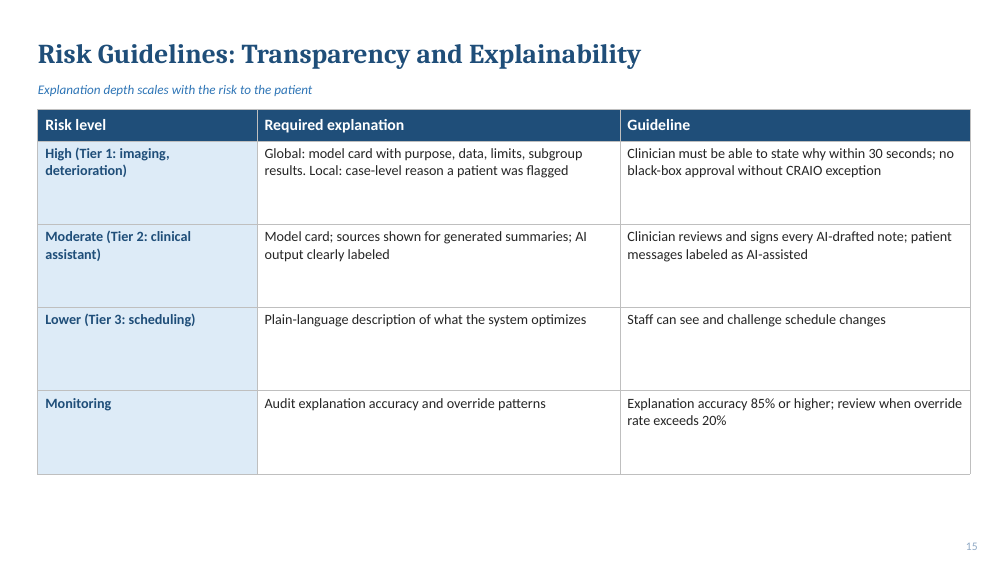
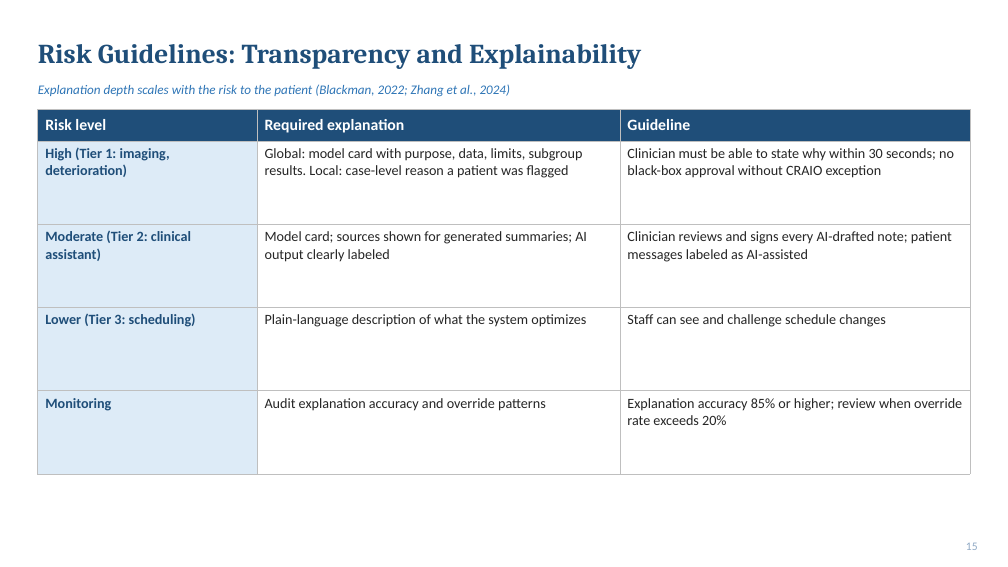
Before and after one commit to arshi-khan1203/arshi-khan1203.github.io, a slide deck: slide 15 of decks/6.5_Final_RAI_Framework.pptx. Drawn at 1008x567 pixels with LibreOffice and Linux fonts; fonts in the diff are those of the drawing. Boxes give left, top, right and bottom in pixels: in the first picture for what was removed or moved away, otherwise in the second. Text is boxed around its words. In the diff, an @@ line names an element or a change of style, - is before the commit and + after.

```diff
--- a/decks/6.5_Final_RAI_Framework.pptx
+++ b/decks/6.5_Final_RAI_Framework.pptx
@@ text at (x1=38, y1=84, x2=511, y2=97): text changed @@
-Explanation depth scales with the risk to the patient
+Explanation depth scales with the risk to the patient (Blackman, 2022; Zhang et al., 2024)
```
Also in this commit, not shown: 18 other slides changed, 1 other file.
